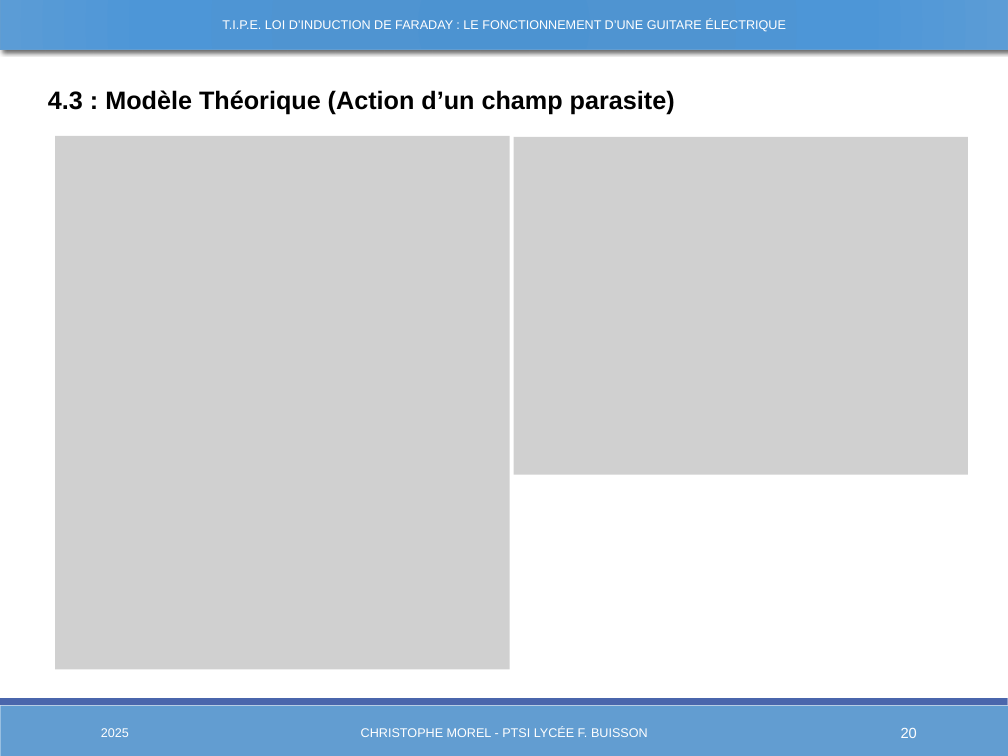
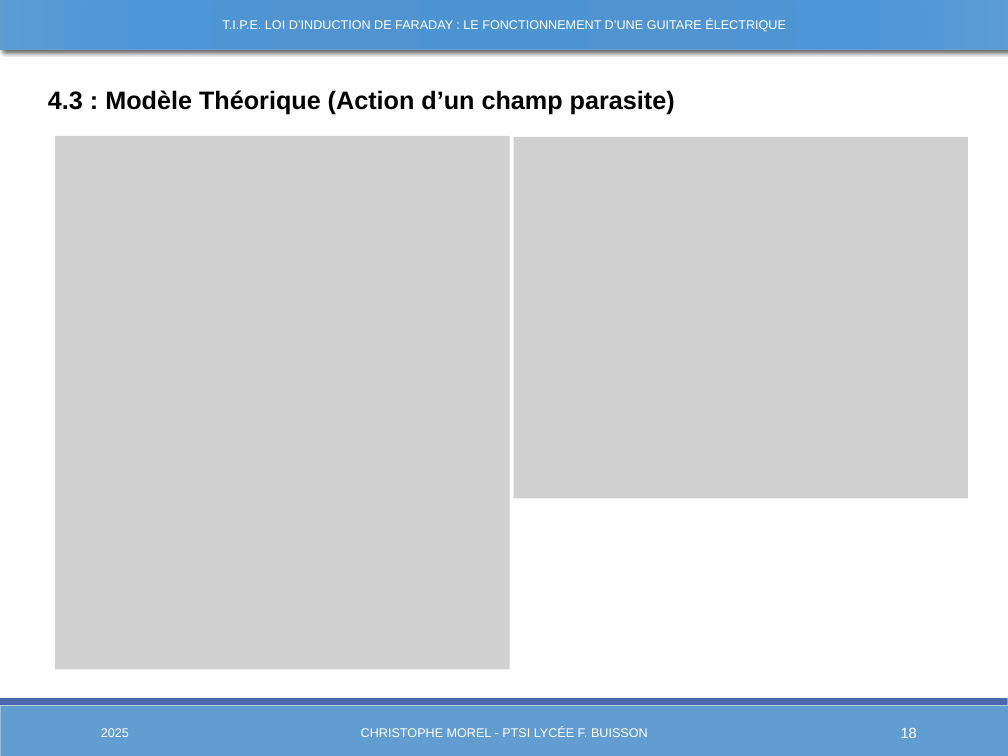
Before and after one commit to Chrismorel7/TIPE---Micro_guitare_elec, a slide deck: slide 18 of Views/Presentation3.pptx (slide 20 before the commit). Drawn at 1008x756 pixels with LibreOffice and Linux fonts; fonts in the diff are those of the drawing; grey boxes stand for pictures. Boxes give left, top, right and bottom in pixels: in the first picture for what was removed or moved away, otherwise in the second. Text is boxed around its words. In the diff, an @@ line names an element or a change of style, - is before the commit and + after.

```diff
--- a/Views/Presentation3.pptx
+++ b/Views/Presentation3.pptx
@@ picture: place and size @@
-picture at (514,137,969,475)
+picture at (514,137,969,499)
@@ page number at (901,728,917,738): text changed @@
-20
+18
```
Also in this commit, not shown: 6 other slides changed, 2 slides removed, 14 other files.
